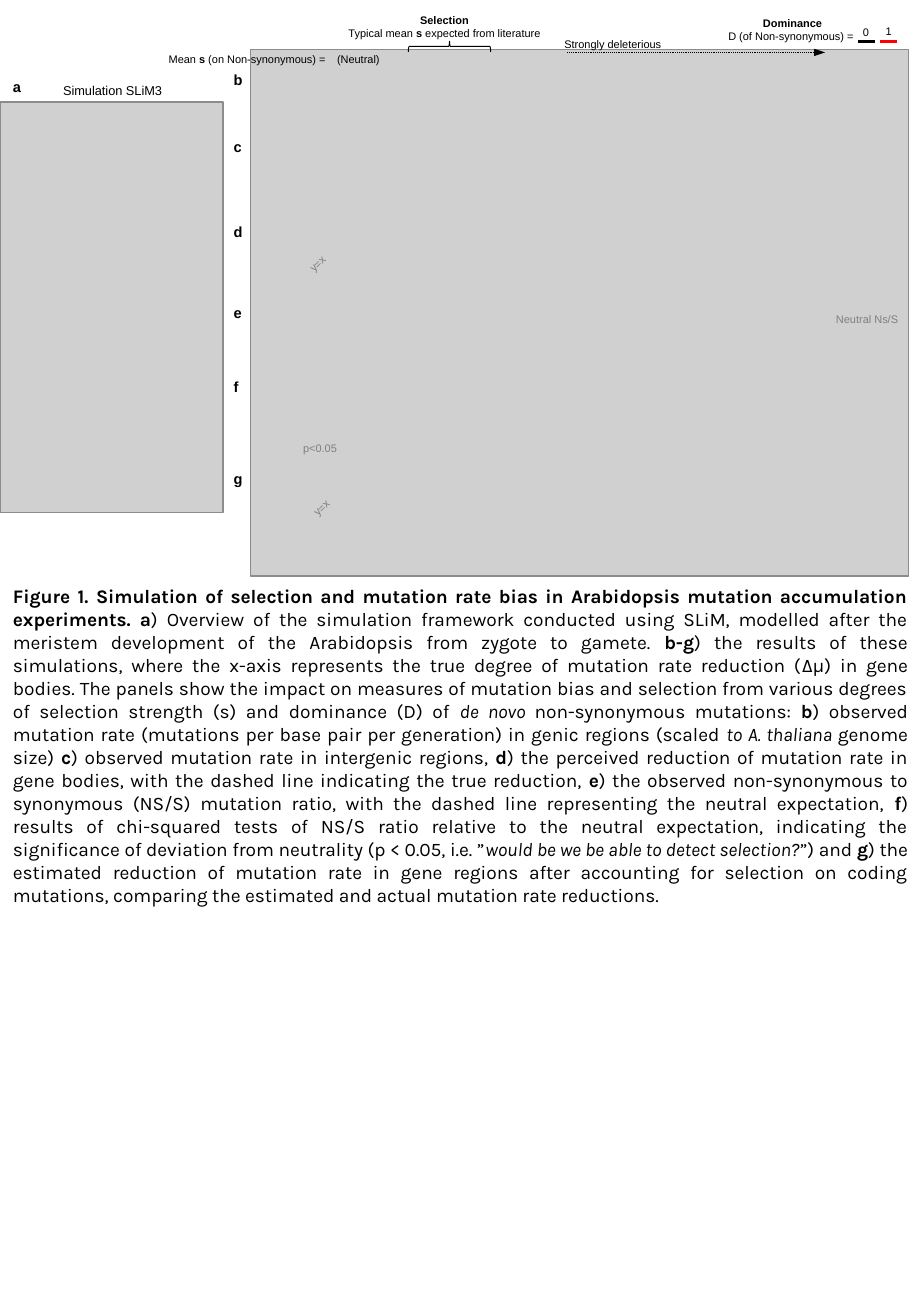
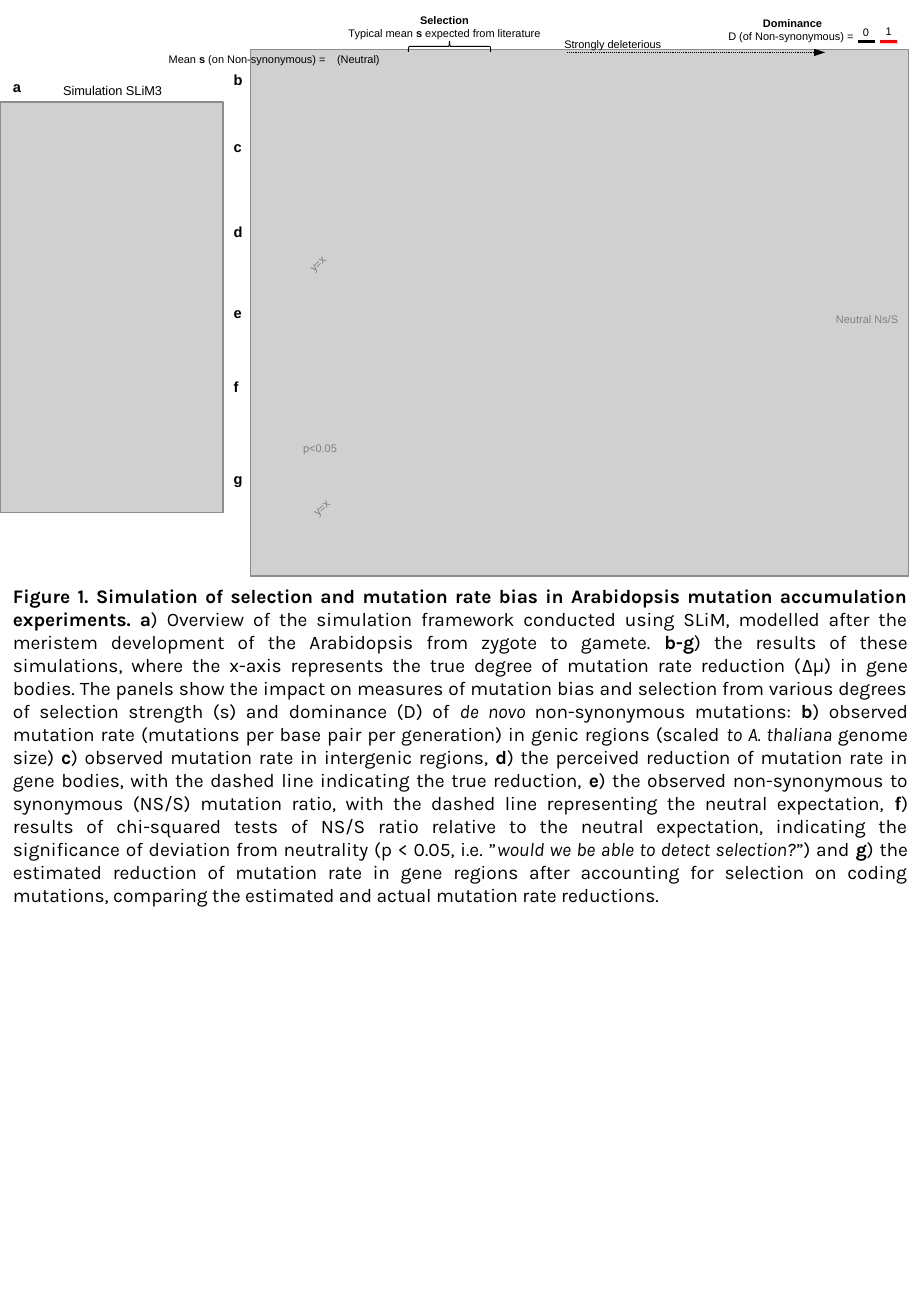
Before and after one commit to greymonroe/At_devel_sel, a slide deck: slide 1 of figures/Developmental_selection_figures.pptx. Drawn at 921x1316 pixels with LibreOffice and Linux fonts; fonts in the diff are those of the drawing; grey boxes stand for pictures. Boxes give left, top, right and bottom in pixels: in the first picture for what was removed or moved away, otherwise in the second. Text is boxed around its words. In the diff, an @@ line names an element or a change of style, - is before the commit and + after.

```diff
--- a/figures/Developmental_selection_figures.pptx
+++ b/figures/Developmental_selection_figures.pptx
@@ text at box(13, 589, 909, 907): text changed @@
-Figure 1. Simulation of selection and mutation rate bias in Arabidopsis mutation accumulation experiments. a) Overview of the simulation framework conducted using SLiM, modelled after the meristem development of the Arabidopsis from zygote to gamete. b-g) the results of these simulations, where the x-axis represents the true degree of mutation rate reduction (Δμ) in gene bodies. The panels show the impact on measures of mutation bias and selection from various degrees of selection strength (s) and dominance (D) of de novo non-synonymous mutations: b) observed mutation rate (mutations per base pair per generation) in genic regions (scaled to A. thaliana genome size) c) observed mutation rate in intergenic regions, d) the perceived reduction of mutation rate in gene bodies, with the dashed line indicating the true reduction, e) the observed non-synonymous to synonymous (NS/S) mutation ratio, with the dashed line representing the neutral expectation, f) results of chi-squared tests of NS/S ratio relative to the neutral expectation, indicating the significance of deviation from neutrality (p < 0.05, i.e. ”would be we be able to detect selection?”) and g) the estimated reduction of mutation rate in gene regions after accounting for selection on coding mutations, comparing the estimated and actual mutation rate reductions.
+Figure 1. Simulation of selection and mutation rate bias in Arabidopsis mutation accumulation experiments. a) Overview of the simulation framework conducted using SLiM, modelled after the meristem development of the Arabidopsis from zygote to gamete. b-g) the results of these simulations, where the x-axis represents the true degree of mutation rate reduction (Δμ) in gene bodies. The panels show the impact on measures of mutation bias and selection from various degrees of selection strength (s) and dominance (D) of de novo non-synonymous mutations: b) observed mutation rate (mutations per base pair per generation) in genic regions (scaled to A. thaliana genome size) c) observed mutation rate in intergenic regions, d) the perceived reduction of mutation rate in gene bodies, with the dashed line indicating the true reduction, e) the observed non-synonymous to synonymous (NS/S) mutation ratio, with the dashed line representing the neutral expectation, f) results of chi-squared tests of NS/S ratio relative to the neutral expectation, indicating the significance of deviation from neutrality (p < 0.05, i.e. ”would we be able to detect selection?”) and g) the estimated reduction of mutation rate in gene regions after accounting for selection on coding mutations, comparing the estimated and actual mutation rate reductions.
```
Also in this commit, not shown: 1 other slide changed, 10 other files.
